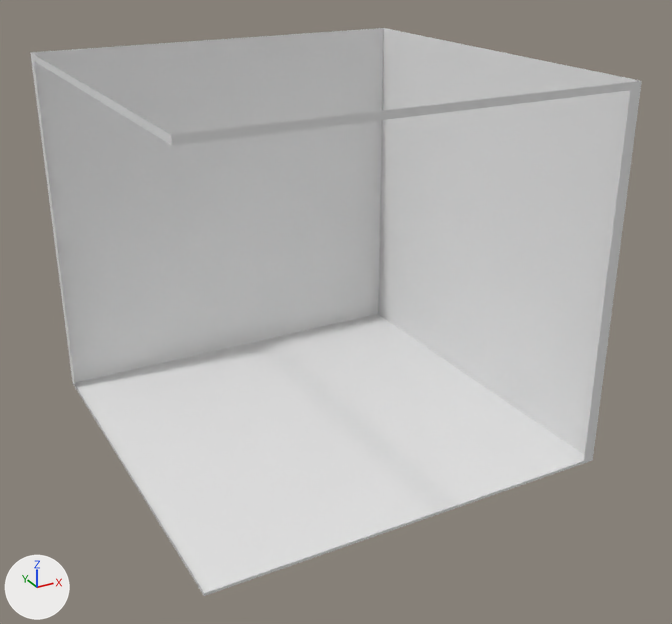
Before and after pictures for a commit that changed the FBX model Assets/Resources/Models/Cube Outter.fbx.
One viewpoint serves both versions: a camera (50 mm lens) standing at (-7.65, -14.95, 10.65) and looking at (0.27, -0.56, 3.45). Every picture has the same lights, and +X, +Y and +Z are marked at lower left. Where no turn or scale is listed for an object, it has been applied to the vertices.

The first picture shows 'Cube-virtual'.
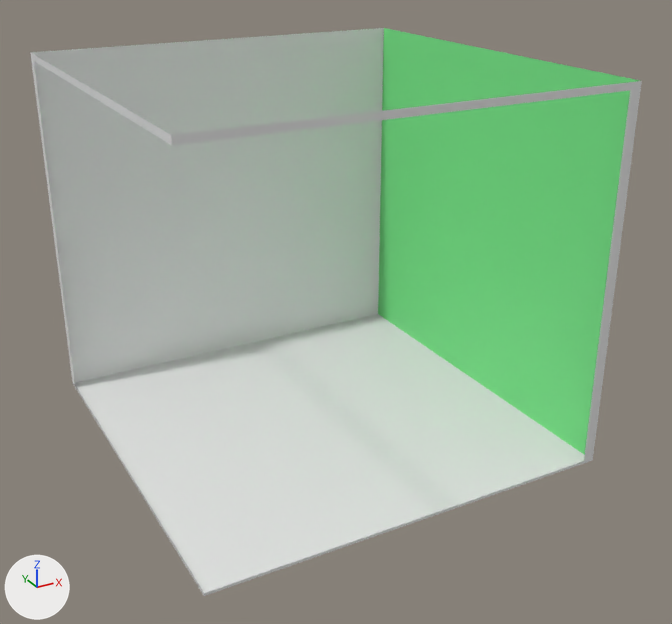
Changed parts and their boxes (x1, y1, x2, y2) in the pictures (672 x 624 px):
part 1 of me_mesh_003, recoloured (white to green): (378, 28, 640, 455) in both

The change in detail:
Material 'Left' (mat_left) is new.
Its base color is (0.18, 0.8, 0.243) (green #76e787).
me_mesh_003 has 448 vertices, 356 faces and spans x -3.98..3.98, y -3.98..3.98, z -3.59..3.59.
me_mesh_003 is used by ob_cube_virtual; location (0.07, 0.04, 4.43).
me_mesh_003 part 1: all 100 faces centred in x 3.98, y -3.58..3.58, z -3.23..3.23 switch from mat_octglossy4_1 (white #e7e7e7) to mat_left (green #76e787).
